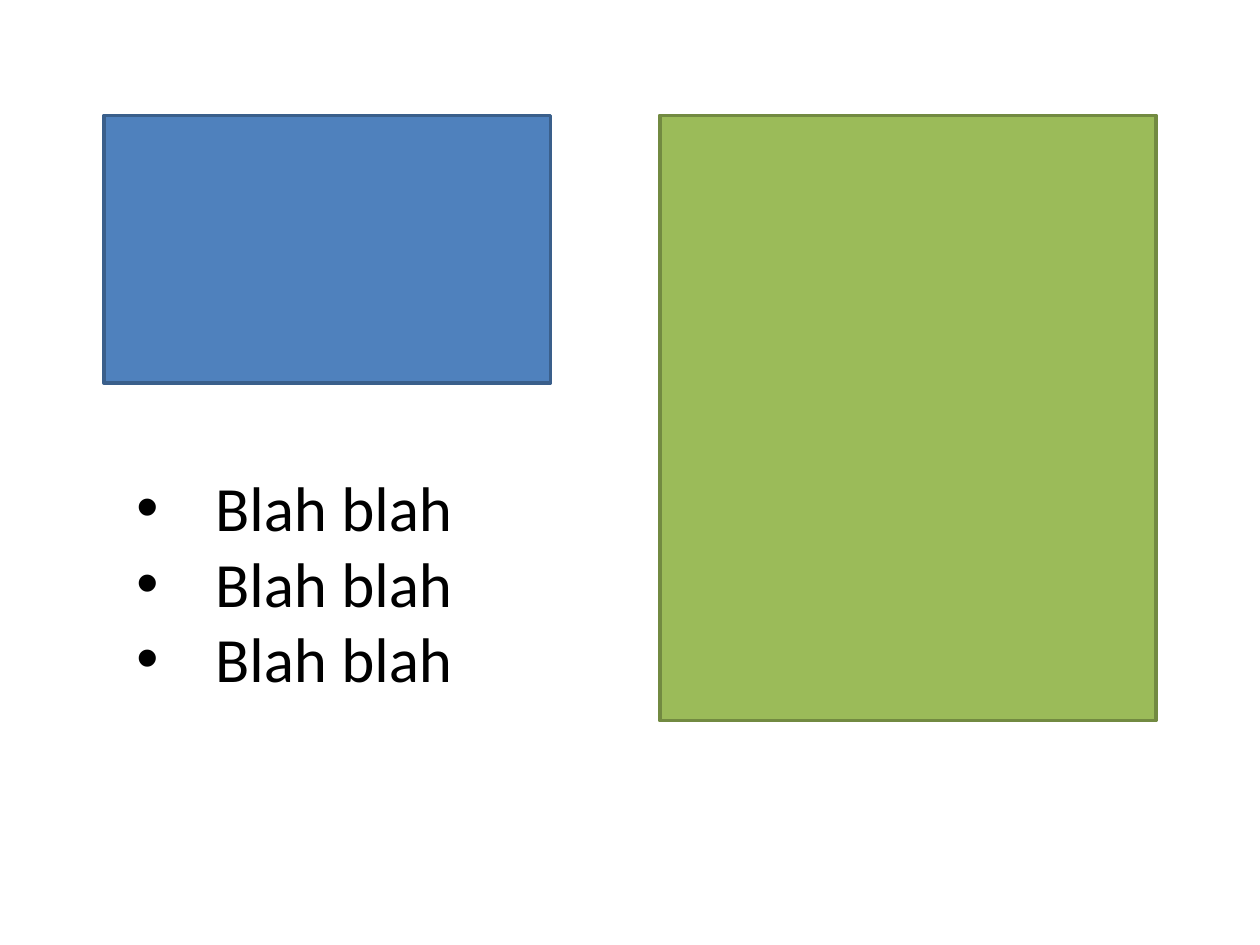
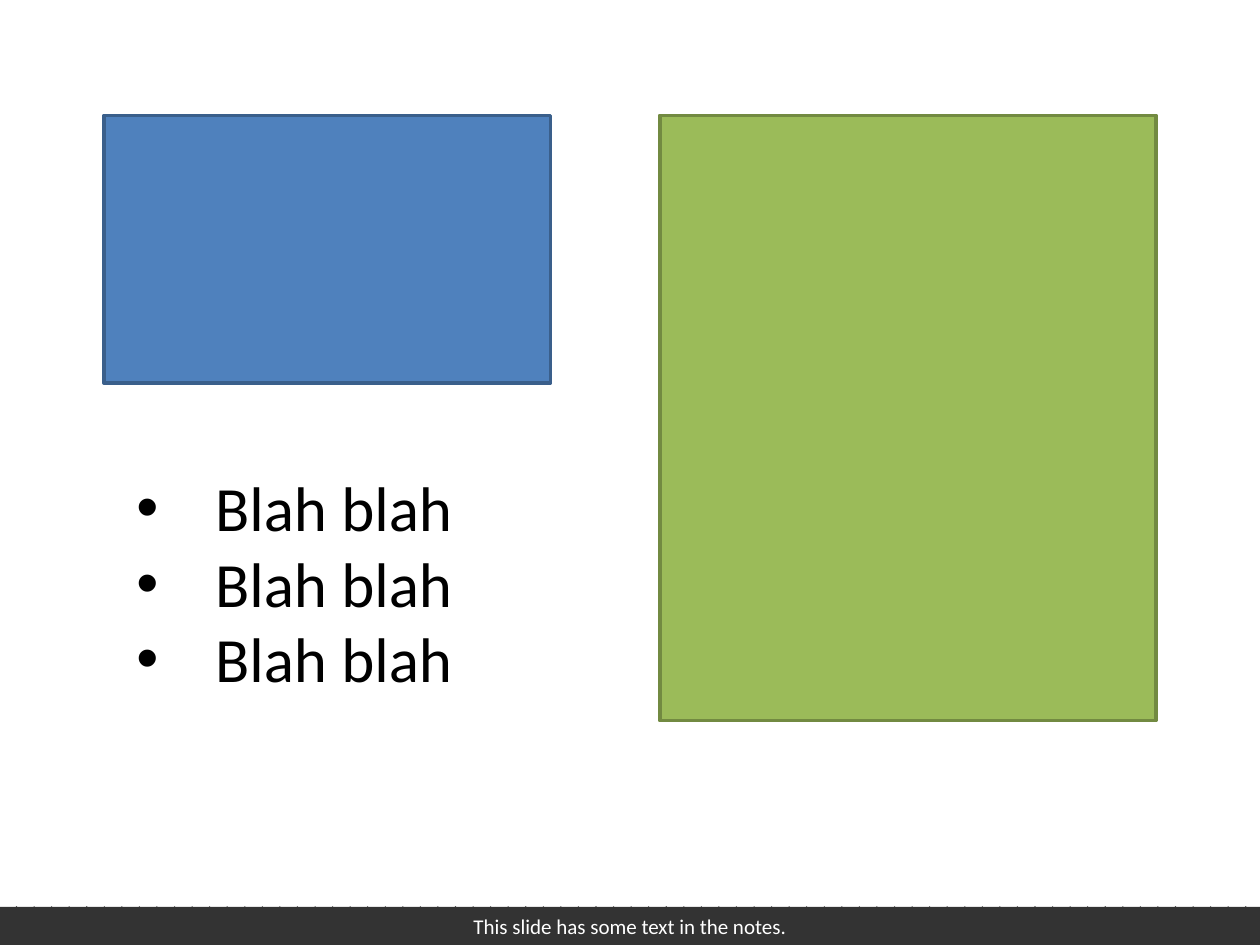
Before and after one commit to PowerPointLabs/PowerPointLabs, a slide deck: slide 33 of doc/Test Scenarios - Auto Zoom.pptx. Drawn at 1260x945 pixels with LibreOffice and Linux fonts; fonts in the diff are those of the drawing; background and template pictures are left out. Boxes give left, top, right and bottom in pixels: in the first picture for what was removed or moved away, otherwise in the second. Text is boxed around its words. In the diff, an @@ line names an element or a change of style, - is before the commit and + after.

```diff
--- a/doc/Test Scenarios - Auto Zoom.pptx
+++ b/doc/Test Scenarios - Auto Zoom.pptx
@@ rectangle added at (0, 907, 1260, 945), fill pattern #000000 on #000000, 12 pt, text #FFFFFF @@
+This slide has some text in the notes.
```
Also in this commit, not shown: 19 other files.
